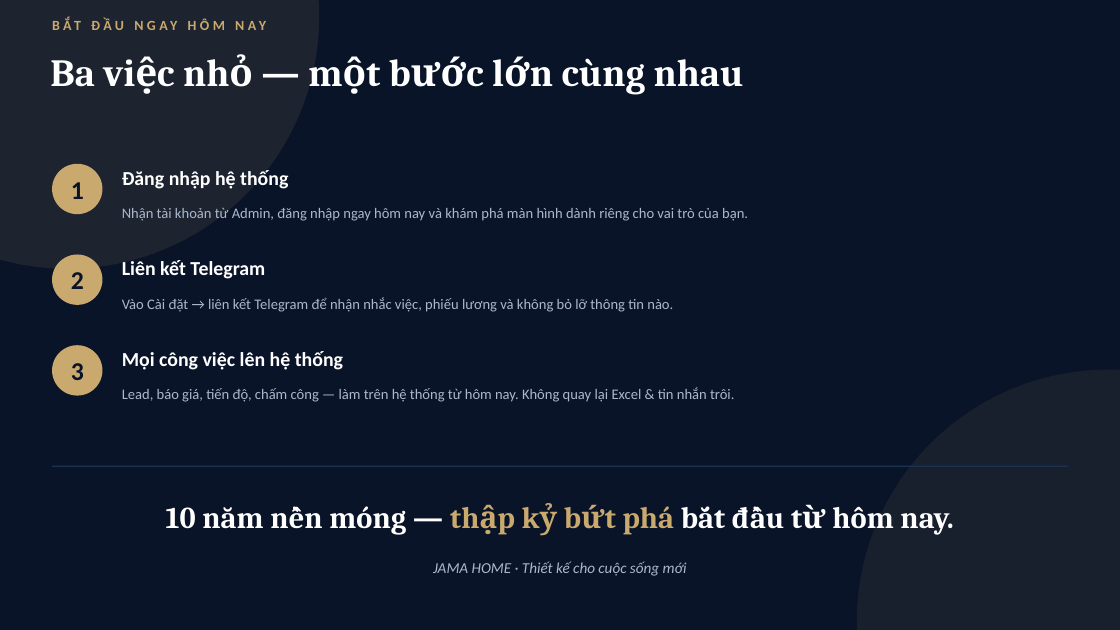
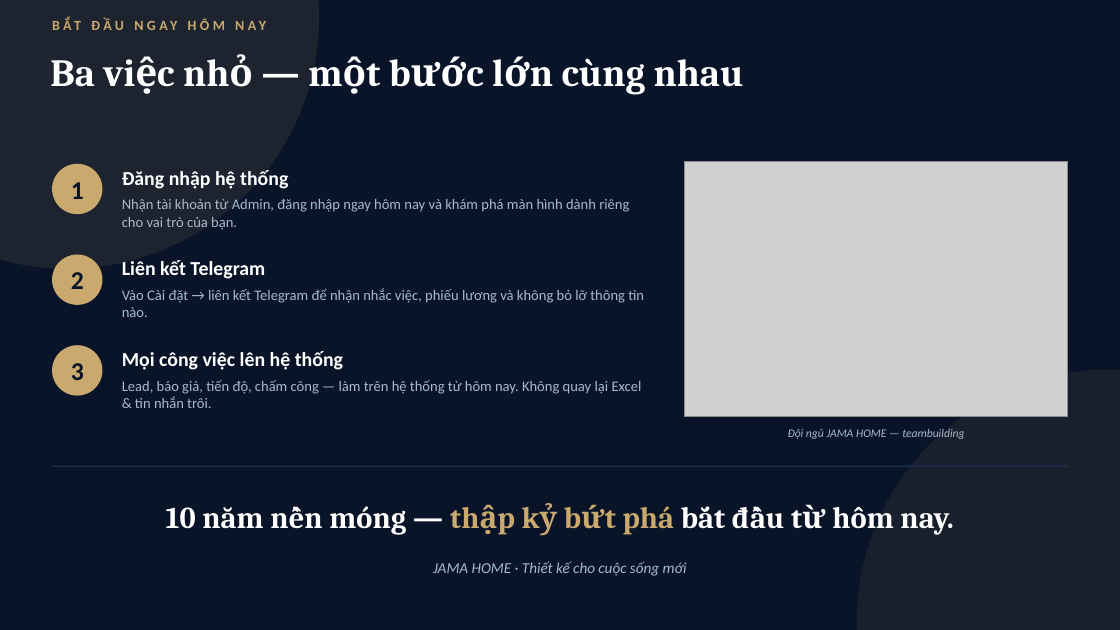
Before and after one commit to anhthien8/jamaerp, a slide deck: slide 12 of docs/event/JAMA-ERP-10-nam.pptx. Drawn at 1120x630 pixels with LibreOffice and Linux fonts; fonts in the diff are those of the drawing; grey boxes stand for pictures. Boxes give left, top, right and bottom in pixels: in the first picture for what was removed or moved away, otherwise in the second. Text is boxed around its words. In the diff, an @@ line names an element or a change of style, - is before the commit and + after.

```diff
--- a/docs/event/JAMA-ERP-10-nam.pptx
+++ b/docs/event/JAMA-ERP-10-nam.pptx
@@ picture added at [685, 161, 1068, 417] @@
@@ text "Nhận tài khoản từ Admin, ..." rewrapped from [122, 208, 748, 221] to [122, 199, 629, 230] @@
@@ text "Vào Cài đặt → liên ..." rewrapped from [122, 297, 673, 312] to [122, 288, 644, 317] @@
@@ text "Lead, báo giá, tiến độ, ..." rewrapped from [122, 387, 734, 402] to [122, 380, 642, 408] @@
@@ text added at [788, 429, 964, 439], 10 pt, text #AAB8CB, italic @@
+Đội ngũ JAMA HOME — teambuilding
```
Also in this commit, not shown: 2 other slides changed.
